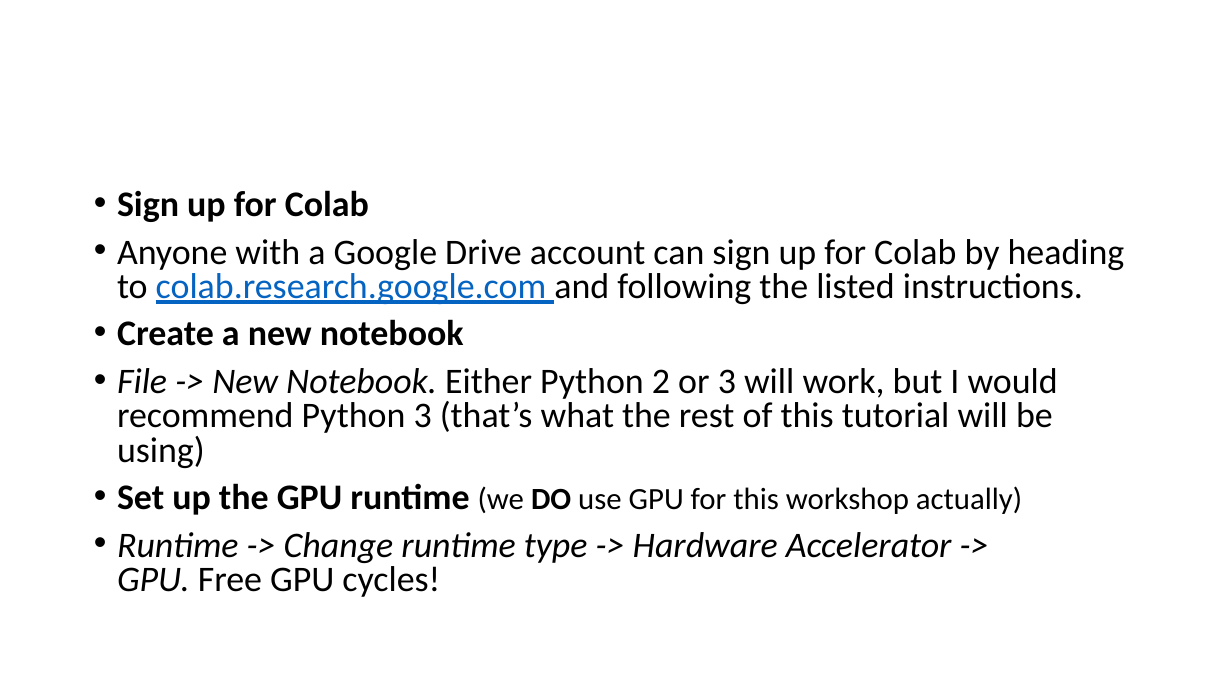
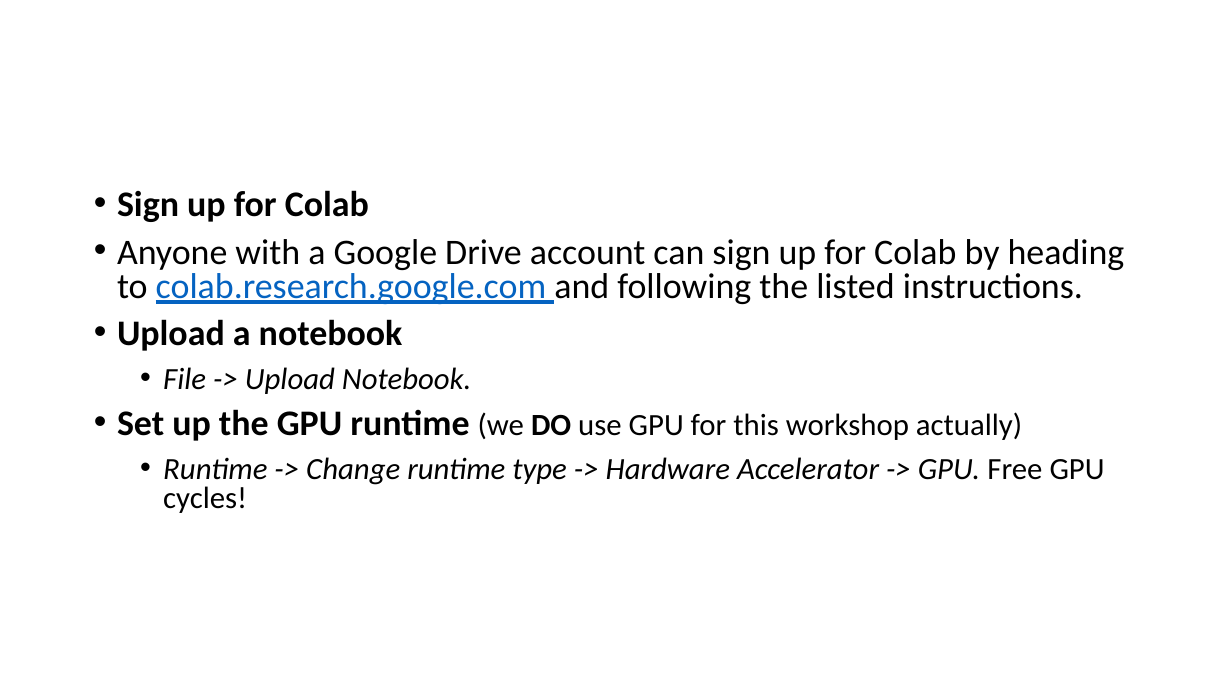
Before and after one commit to rcc-uchicago/Guidelines_Neura_Network_Model_Performance, a slide deck: slide 4 of workshop_Performance_111720a.pptx. Drawn at 1232x693 pixels with LibreOffice and Linux fonts; fonts in the diff are those of the drawing. Boxes give left, top, right and bottom in pixels: in the first picture for what was removed or moved away, otherwise in the second. Text is boxed around its words. In the diff, an @@ line names an element or a change of style, - is before the commit and + after.

```diff
--- a/workshop_Performance_111720a.pptx
+++ b/workshop_Performance_111720a.pptx
@@ text at <box>117,319,472,394</box>: text changed; size 28 to 24 pt; italic on @@
-• Create a new notebook
-• File -> New Notebook. Either Python 2 or 3 will work, but I would recommend Python 3 (that’s what the rest of this tutorial will be using)
+• Upload a notebook
+  • File -> Upload Notebook.
@@ text at <box>163,457,1105,513</box>: size 28 to 24 pt in "Runtime -> Change runtime type -> Hardware ..."; list level 1 to 2 in "Runtime -> Change runtime type ..." @@
```
Also in this commit, not shown: 1 other slide changed.
